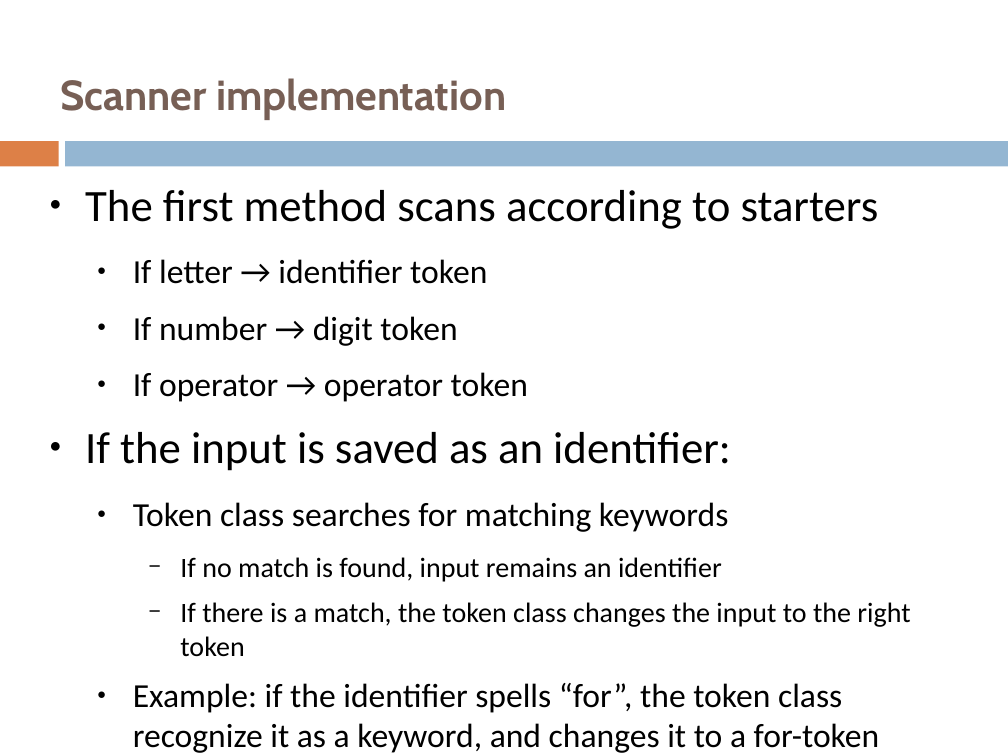
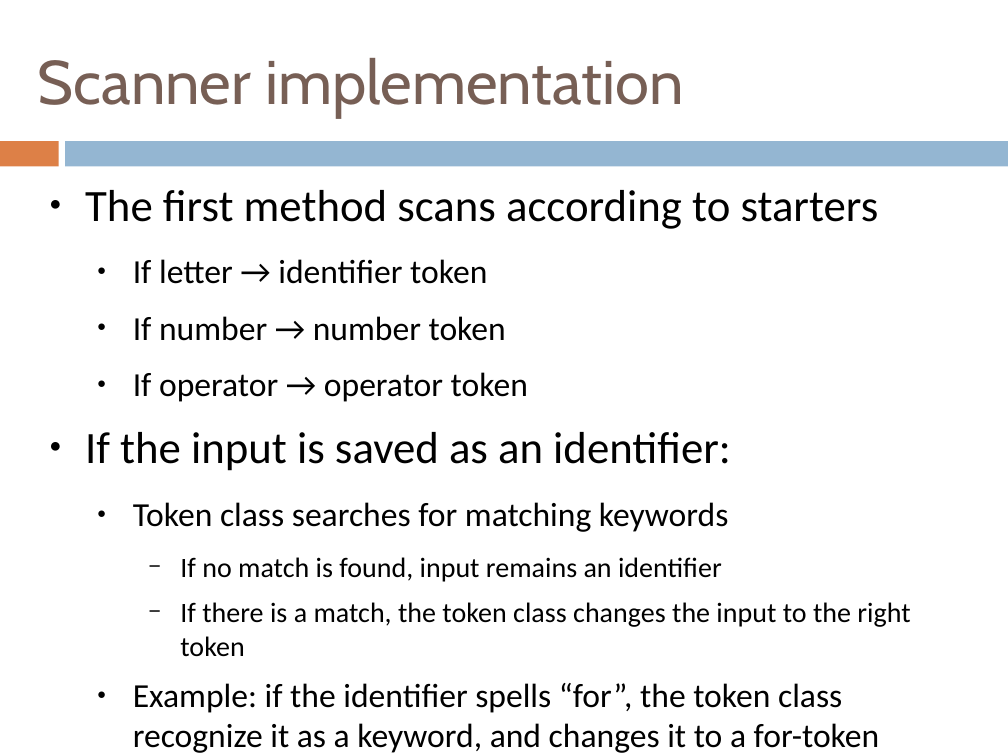
Before and after one commit to henrikklarup/sw402a, a slide deck: slide 15 of Project/præsentation/lasse.pptx (slide 16 before the commit). Drawn at 1008x756 pixels with LibreOffice and Linux fonts; fonts in the diff are those of the drawing. Boxes give left, top, right and bottom in pixels: in the first picture for what was removed or moved away, otherwise in the second. Text is boxed around its words. In the diff, an @@ line names an element or a change of style, - is before the commit and + after.

```diff
--- a/Project/præsentation/lasse.pptx
+++ b/Project/præsentation/lasse.pptx
@@ title "Scanner implementation": place and size @@
-title "Scanner implementation" at (60, 78, 506, 120)
+title "Scanner implementation" at (38, 58, 683, 119)
@@ title "Scanner implementation" at (38, 58, 683, 119): size 30 to 44 pt, bold off @@
@@ text at (133, 316, 506, 341): text changed @@
-  ● If number → digit token
+  ● If number → number token
```
Also in this commit, not shown: 31 other slides changed, 2 slides added, 2 slides removed.
